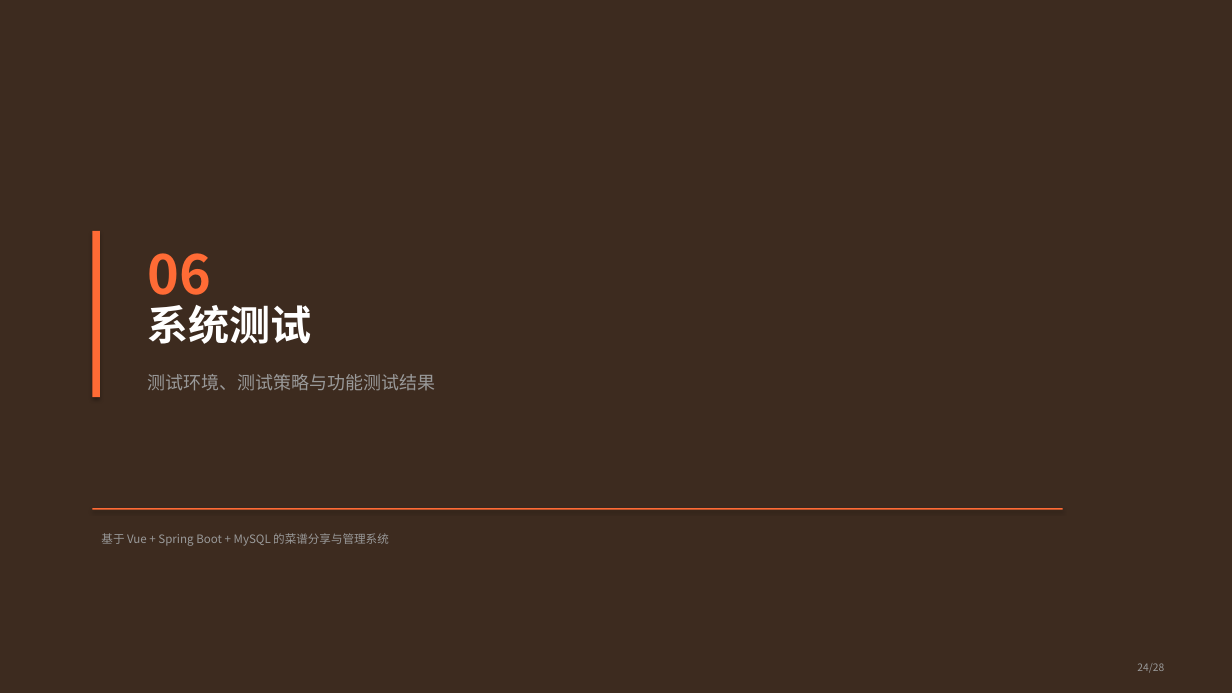
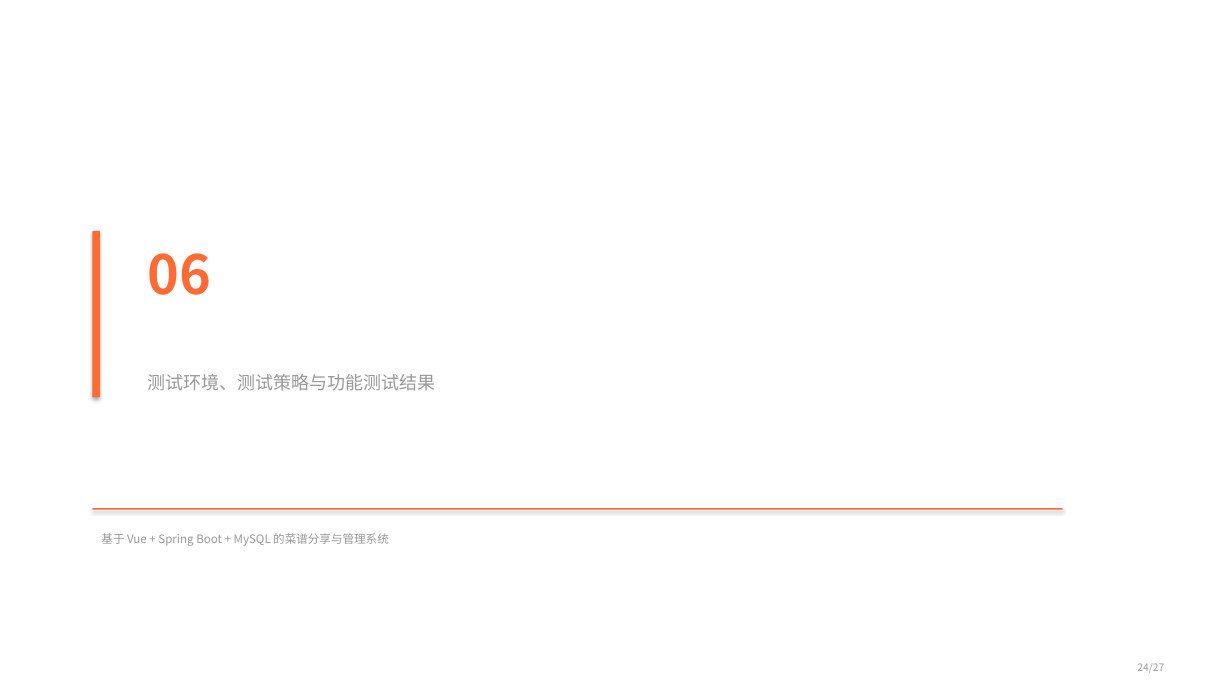
Before and after one commit to 24kHT/recipe-system, a slide deck: slide 25 of output/ppt_optimized/食光菜谱系统_课程汇报_优化版.pptx. Drawn at 1232x693 pixels with LibreOffice and Linux fonts; fonts in the diff are those of the drawing. Boxes give left, top, right and bottom in pixels: in the first picture for what was removed or moved away, otherwise in the second. Text is boxed around its words. In the diff, an @@ line names an element or a change of style, - is before the commit and + after.

```diff
--- a/output/ppt_optimized/食光菜谱系统_课程汇报_优化版.pptx
+++ b/output/ppt_optimized/食光菜谱系统_课程汇报_优化版.pptx
@@ background #3D2B1F to #FFFFFF @@
@@ text at <box>1137,663,1164,673</box>: text changed @@
-24/28
+24/27
```
Also in this commit, not shown: 26 other slides changed, 1 slide removed.
